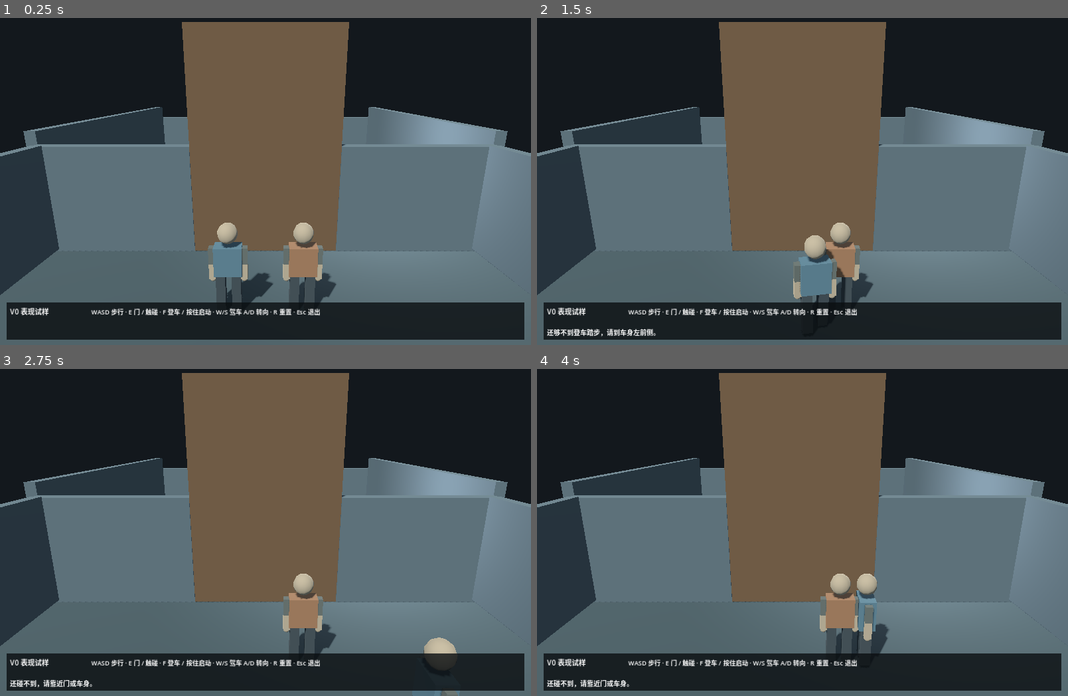
Above: before the commit, frames 1-4 (two rows, left to right).
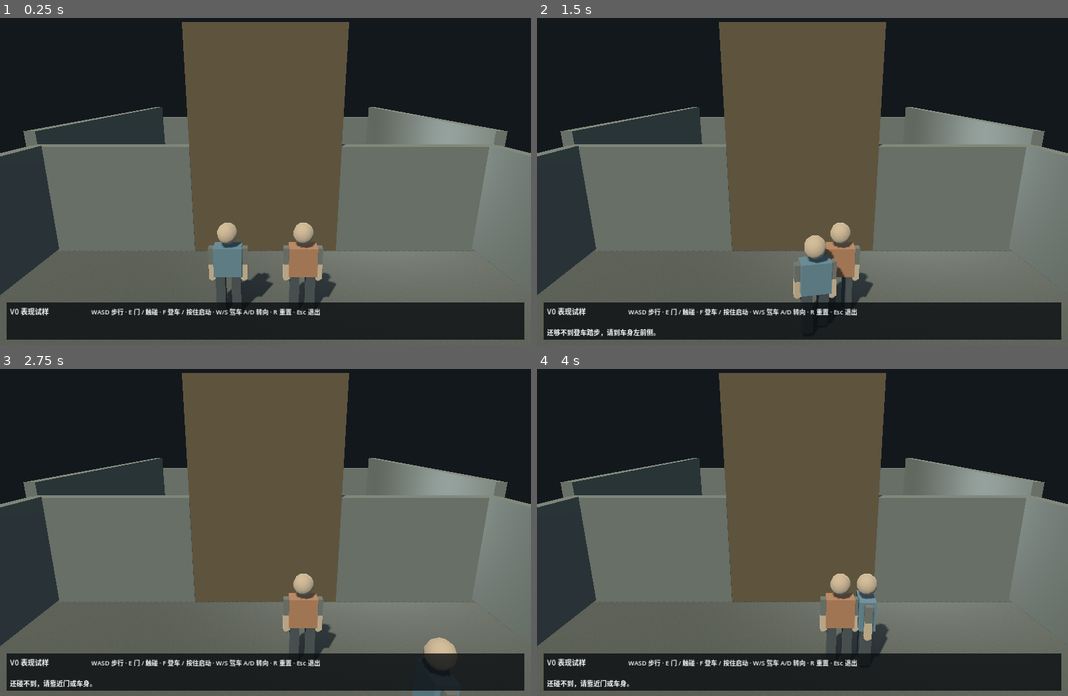
Above: after the commit, the same moments.

Repository: ZJW11398925/rust-road-song
Game: Godot game, scene res://visual_v0.tscn
Same seed, same stepped clock (60 frames per second), same inputs: the game is played once before the commit and once after it.
Inputs (mouse positions are in pixels of both pictures, inside the frame that each line leads up to):
- Up to frame 1 (0.25 s): no input
- Up to frame 2 (1.5 s): tap Enter at 0.5 s; move the mouse to (919, 161) at 0.52 s; hold D (right) 0.53-1.28 s; hold E (interact) 0.53-1.28 s; click (919, 161) at 0.67 s; tap F (start) at 1.25, 1.35 s; move the mouse to (696, 194) at 1.27 s; hold S (back) from 1.28 s (still down)
- Up to frame 3 (2.75 s): move the mouse to (318, 457) at 2.02 s; release S (back) at 2.03 s; hold D (right) from 2.03 s (still down); hold E (interact) from 2.03 s (still down)
- Up to frame 4 (4 s): move the mouse to (775, 597) at 2.77 s; release D (right) at 2.78 s; release E (interact) at 2.78 s; hold W (forward) 2.78-3.53 s; tap F (start) at 2.85 s; click (775, 597) at 2.92 s; move the mouse to (961, 578) at 3.52 s; hold A (left) from 3.53 s (still down); hold E (interact) from 3.53 s (still down)

The runs differ from the first frame. In frame 1, 0.7% of the frame differs, in the area x 2-100%, y 27-87%; in frame 2, 0.7%; in frame 3, 0.7%; in frame 4, 0.7%.

Commit message:
RB-V0-FIX-004 CHG-20261013-017 收敛旧漆修补与车库材质

Diff:
--- a/pocs/stylized_3d/visual_v0/mary.tscn
+++ b/pocs/stylized_3d/visual_v0/mary.tscn
@@ -18,14 +18,27 @@
 roughness = 0.82
 
 [sub_resource type="StandardMaterial3D" id="RepairSteel"]
-albedo_color = Color(0.49, 0.52, 0.49, 1)
-metallic = 0.55
-roughness = 0.63
+albedo_color = Color(0.43, 0.44, 0.38, 1)
+metallic = 0.32
+roughness = 0.80
 
 [sub_resource type="StandardMaterial3D" id="RepairSeamPaint"]
 albedo_color = Color(0.24, 0.27, 0.25, 1)
 metallic = 0.30
 roughness = 0.84
+
+[sub_resource type="StandardMaterial3D" id="RepaintedRepair"]
+albedo_color = Color(0.29, 0.32, 0.24, 1)
+metallic = 0.10
+roughness = 0.94
+
+[sub_resource type="StandardMaterial3D" id="Weld"]
+albedo_color = Color(0.21, 0.19, 0.14, 1)
+metallic = 0.16
+roughness = 0.96
+
+[sub_resource type="BoxMesh" id="TopWeldMesh"]
+size = Vector3(0.93, 0.024, 0.74)
 
 [sub_resource type="BoxMesh" id="SideRepairMesh"]
 size = Vector3(0.024, 0.36, 0.76)
@@ -247,7 +260,7 @@
 position = Vector3(1.62, 1.15, -1.74)
 rotation = Vector3(0.055, 0, 0)
 mesh = SubResource("SideRepairMesh")
-material_override = SubResource("RepairSteel")
+material_override = SubResource("RepaintedRepair")
 
 [node name="RightRepairSeam" type="MeshInstance3D" parent="."]
 position = Vector3(1.64, 1.08, -1.74)
@@ -261,11 +274,17 @@
 mesh = SubResource("SideRepairMesh")
 material_override = SubResource("RepairSteel")
 
+[node name="TopWeld" type="MeshInstance3D" parent="."]
+position = Vector3(-0.24, 2.054, -1.10)
+rotation = Vector3(0, 0.045, 0)
+mesh = SubResource("TopWeldMesh")
+material_override = SubResource("Weld")
+
 [node name="TopRepair" type="MeshInstance3D" parent="."]
-position = Vector3(-0.24, 2.08, -1.10)
+position = Vector3(-0.24, 2.075, -1.10)
 rotation = Vector3(0, 0.045, 0)
 mesh = SubResource("TopRepairMesh")
-material_override = SubResource("RepairSteel")
+material_override = SubResource("RepaintedRepair")
 
 [node name="LeftBase" type="MeshInstance3D" parent="."]
 position = Vector3(-1.68, 0.5, 0)
--- a/pocs/stylized_3d/visual_v0/visual_v0.tscn
+++ b/pocs/stylized_3d/visual_v0/visual_v0.tscn
@@ -3,14 +3,12 @@
 [ext_resource type="PackedScene" path="res://human.tscn" id="2"]
 [ext_resource type="PackedScene" path="res://mary.tscn" id="3"]
 
-[sub_resource type="StandardMaterial3D" id="Concrete"]
-albedo_color = Color(0.25, 0.30, 0.32, 1)
-roughness = 0.97
+[ext_resource type="Material" path="res://third_party/godot_demo_material/concrete.tres" id="Concrete"]
 [sub_resource type="StandardMaterial3D" id="Wall"]
-albedo_color = Color(0.32, 0.37, 0.40, 1)
+albedo_color = Color(0.34, 0.37, 0.36, 1)
 roughness = 0.97
 [sub_resource type="StandardMaterial3D" id="DoorPaint"]
-albedo_color = Color(0.38, 0.30, 0.23, 1)
+albedo_color = Color(0.31, 0.28, 0.22, 1)
 roughness = 0.97
 [sub_resource type="ProceduralSkyMaterial" id="ReflectionSkyMaterial"]
 sky_top_color = Color(0.25, 0.34, 0.43, 1)
@@ -76,7 +74,7 @@
 environment = SubResource("Environment")
 [node name="DirectionalLight3D" type="DirectionalLight3D" parent="."]
 rotation_degrees = Vector3(-50, -28, 0)
-light_color = Color(0.90, 0.88, 0.82, 1)
+light_color = Color(0.96, 0.86, 0.72, 1)
 light_energy = 0.85
 shadow_enabled = true
 [node name="SoftFill" type="OmniLight3D" parent="."]
@@ -90,7 +88,7 @@
 [node name="Mesh" type="MeshInstance3D" parent="Floor"]
 position = Vector3(0, -0.2, 2.8)
 mesh = SubResource("Mesh1")
-material_override = SubResource("Concrete")
+material_override = ExtResource("Concrete")
 [node name="MeshCollision" type="CollisionShape3D" parent="Floor"]
 position = Vector3(0, -0.2, 2.8)
 shape = SubResource("Shape1")
Not shown: 1 places in pocs/stylized_3d/visual_v0/mary.tscn that only renumber resources
Not shown, added: pocs/stylized_3d/visual_v0/third_party/godot_demo_material/concrete.tres
Not shown, changed: pocs/stylized_3d/visual_v0/third_party/godot_demo_material/old_paint.tres
Not shown, added: docs/changes/CHG-20261013-017.md
Not shown, changed: docs/governance/CURRENT.md
Not shown, changed: docs/governance/HANDOFF.md
Not shown, changed: docs/pocs/RB-V0-001_REPORT.md
Not shown, changed: docs/pocs/VISUAL_THESIS_V0.md
Not shown, changed: pocs/stylized_3d/visual_v0/README.md
Not shown, changed: pocs/stylized_3d/visual_v0/third_party/godot_demo_material/README.md
Not shown, changed: scripts/check_context.mjs
